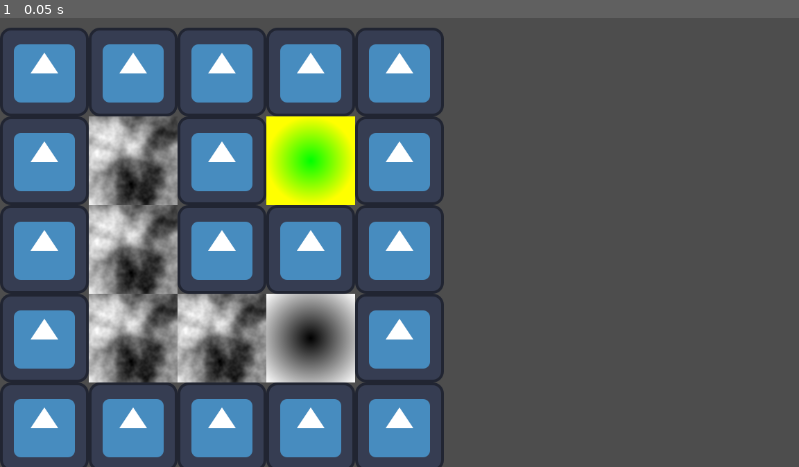
Above: before the commit, frame 1.
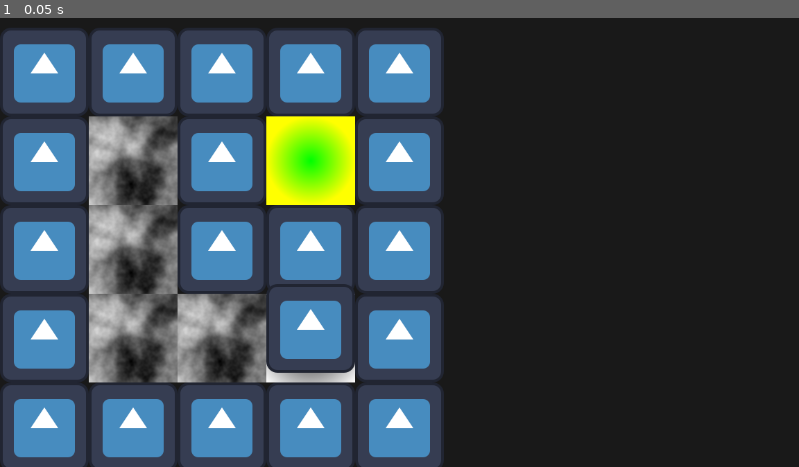
Above: after the commit, the same moment.

Repository: SomeSortOfSam/Out-of-Mind
Game: Godot game, scene res://Levels/level01.tscn
Same seed, same stepped clock (60 frames per second), same inputs: the game is played once before the commit and once after it. The engine's default icon, where the game draws it, is replaced by a stand-in: a white triangle on a blue panel in a dark square.
Inputs:
- Up to frame 1 (0.05 s): no input

The runs differ from the first frame. In frame 1, 51% of the frame differs, in the area x 0-100%, y 0-100%.
Error before the commit: Invalid access to property or key 'cell_size' on a base object of type 'TileSet'. (res://Level.gd:16)

Commit message:
Fixed crashing errors

Diff:
--- a/Level.gd
+++ b/Level.gd
@@ -1,7 +1,7 @@
 extends TileMap
 
-const PLAYER_START_CELL = 4
-const EXIT_CELL = 3
+const PLAYER_START_CELL := 4
+const EXIT_CELL := 3
 
 @export var player_scene : PackedScene
 
@@ -13,7 +13,9 @@
 
 func spwan_player(cell : Vector2i):
 	var player : Node2D = player_scene.instantiate()
-	player.position = cell * tile_set.cell_size + tile_set.cell_size/2.0
+	player.position = cell * tile_set.tile_size * 1.0 + tile_set.tile_size/2.0
+	player.top_level = true
+	add_child(player)
 
 # Called every frame. 'delta' is the elapsed time since the previous frame.
 func _process(delta):
--- a/TileSet.tres
+++ b/TileSet.tres
@@ -16,8 +16,6 @@
 offset = Vector3(2.24719e+07, 0, 0)
 
 [sub_resource type="NoiseTexture2D" id="NoiseTexture2D_q51eu"]
-width = 128
-height = 128
 color_ramp = SubResource("Gradient_0mnwx")
 noise = SubResource("FastNoiseLite_kowmi")
 
@@ -25,7 +23,6 @@
 resource_name = "Glass"
 texture = SubResource("NoiseTexture2D_q51eu")
 texture_region_size = Vector2i(128, 128)
-0:0/0 = 0
 1:0/0 = 0
 2:0/0 = 0
 3:0/0 = 0
@@ -41,14 +38,13 @@
 1:3/0 = 0
 2:3/0 = 0
 3:3/0 = 0
+0:0/0 = 0
 
 [sub_resource type="Gradient" id="Gradient_y8oav"]
 
 [sub_resource type="FastNoiseLite" id="FastNoiseLite_wnro0"]
 
 [sub_resource type="NoiseTexture2D" id="NoiseTexture2D_chv7n"]
-width = 128
-height = 128
 color_ramp = SubResource("Gradient_y8oav")
 noise = SubResource("FastNoiseLite_wnro0")
 
@@ -56,7 +52,6 @@
 resource_name = "Floor"
 texture = SubResource("NoiseTexture2D_chv7n")
 texture_region_size = Vector2i(128, 128)
-0:0/0 = 0
 1:0/0 = 0
 2:0/0 = 0
 3:0/0 = 0
@@ -72,6 +67,7 @@
 1:3/0 = 0
 2:3/0 = 0
 3:3/0 = 0
+0:0/0 = 0
 
 [sub_resource type="Gradient" id="Gradient_4i4o3"]
 colors = PackedColorArray(0, 1, 0, 1, 1, 1, 0, 1)
--- a/project.godot
+++ b/project.godot
@@ -14,3 +14,7 @@
 run/main_scene="res://Levels/level01.tscn"
 config/features=PackedStringArray("4.0", "Forward Plus")
 config/icon="res://icon.svg"
+
+[rendering]
+
+environment/defaults/default_clear_color=Color(0.0980392, 0.0980392, 0.0980392, 1)
